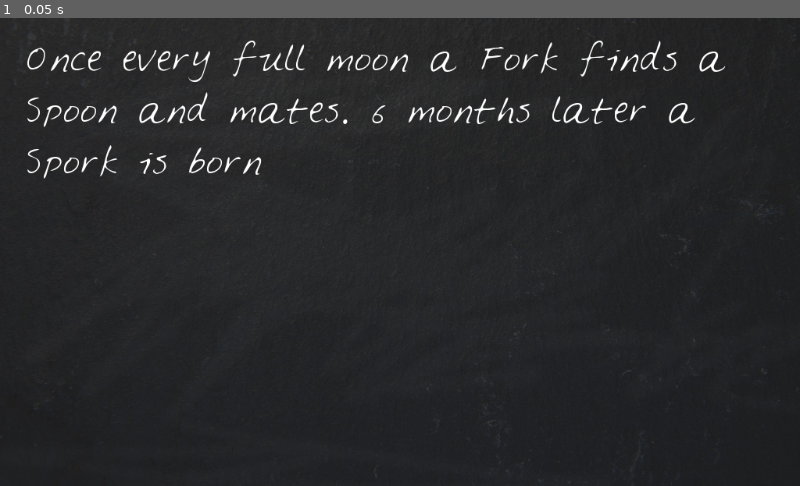
Above: before the commit, frame 1.
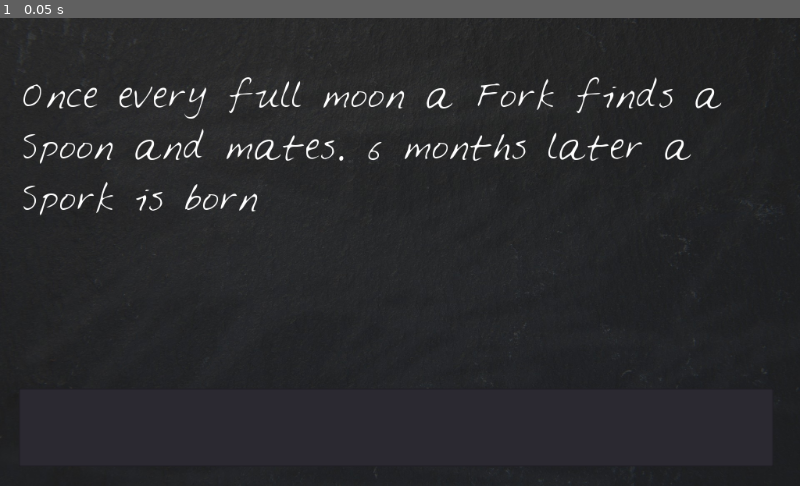
Above: after the commit, the same moment.

Repository: Nerwrekk/FirstGodotProject
Game: Godot game, scene res://Scenes/looneyLips.tscn
Same seed, same stepped clock (60 frames per second), same inputs: the game is played once before the commit and once after it.
Inputs:
- Up to frame 1 (0.05 s): no input

The runs differ from the first frame. In frame 1, 4.3% of the frame differs, in the area x 2-91%, y 4-43%.

Commit message:
Added Player Input.

Diff:
--- a/Scenes/looneyLips.gd
+++ b/Scenes/looneyLips.gd
@@ -1,10 +1,21 @@
 extends Control
 
-onready var label = $Label
 export var text = ""
+
 var words = ["Fork", "Spoon", "Spork"]
 var story = "Once every full moon a %s finds a %s and mates. 6 months later a %s is born"
 
+onready var display_text = $VBoxContainer/DisplayText
+onready var player_input = $VBoxContainer/PlayerInput
+
+
 # Called when the node enters the scene tree for the first time.
 func _ready():
-	label.text = story % words
+	display_text.text = story % words
+
+func update_DisplayText(new_text):
+	display_text.text = player_input.text;
+	player_input.clear()
+
+func _on_PlayerInput_text_entered(new_text):
+	update_DisplayText(new_text)
--- a/Scenes/looneyLips.tscn
+++ b/Scenes/looneyLips.tscn
@@ -1,10 +1,14 @@
-[gd_scene load_steps=5 format=2]
+[gd_scene load_steps=6 format=2]
 
-[ext_resource path="res://gfx/blackboard.jpg" type="Texture" id=1]
-[ext_resource path="res://gfx/Feltpen.ttf" type="DynamicFontData" id=2]
+[ext_resource path="res://assets/gfx/blackboard.jpg" type="Texture" id=1]
+[ext_resource path="res://assets/gfx/Feltpen.ttf" type="DynamicFontData" id=2]
 [ext_resource path="res://Scenes/looneyLips.gd" type="Script" id=3]
 
 [sub_resource type="DynamicFont" id=1]
+size = 40
+font_data = ExtResource( 2 )
+
+[sub_resource type="DynamicFont" id=2]
 size = 40
 font_data = ExtResource( 2 )
 
@@ -26,11 +30,36 @@
 "_edit_use_anchors_": false
 }
 
-[node name="Label" type="Label" parent="."]
+[node name="VBoxContainer" type="VBoxContainer" parent="."]
 anchor_right = 1.0
 anchor_bottom = 1.0
-margin_left = 29.0
-margin_top = 24.0
+margin_left = 24.0
+margin_top = 34.0
+margin_right = -34.0
+margin_bottom = -25.0
+alignment = 2
+__meta__ = {
+"_edit_use_anchors_": false,
+"_editor_description_": ""
+}
+
+[node name="DisplayText" type="Label" parent="VBoxContainer"]
+margin_top = 37.0
+margin_right = 966.0
+margin_bottom = 437.0
+rect_min_size = Vector2( 0, 400 )
 custom_fonts/font = SubResource( 1 )
 text = "Placeholder text"
 autowrap = true
+__meta__ = {
+"_edit_use_anchors_": false
+}
+
+[node name="PlayerInput" type="LineEdit" parent="VBoxContainer"]
+margin_top = 441.0
+margin_right = 966.0
+margin_bottom = 541.0
+rect_min_size = Vector2( 40, 100 )
+custom_fonts/font = SubResource( 2 )
+[connection signal="text_changed" from="VBoxContainer/PlayerInput" to="." method="_on_PlayerInput_text_changed"]
+[connection signal="text_entered" from="VBoxContainer/PlayerInput" to="." method="_on_PlayerInput_text_entered"]
Not shown, removed: .mono/metadata/ide_messaging_meta.txt
Renamed: gfx/Feltpen.ttf -> assets/gfx/Feltpen.ttf
Renamed: gfx/blackboard.jpg -> assets/gfx/blackboard.jpg
Not shown, changed: assets/gfx/blackboard.jpg.import
Renamed: gfx/blue_button11.png -> assets/gfx/blue_button11.png
Not shown, changed: assets/gfx/blue_button11.png.import
Renamed: gfx/blue_button12.png -> assets/gfx/blue_button12.png
Not shown, changed: assets/gfx/blue_button12.png.import
